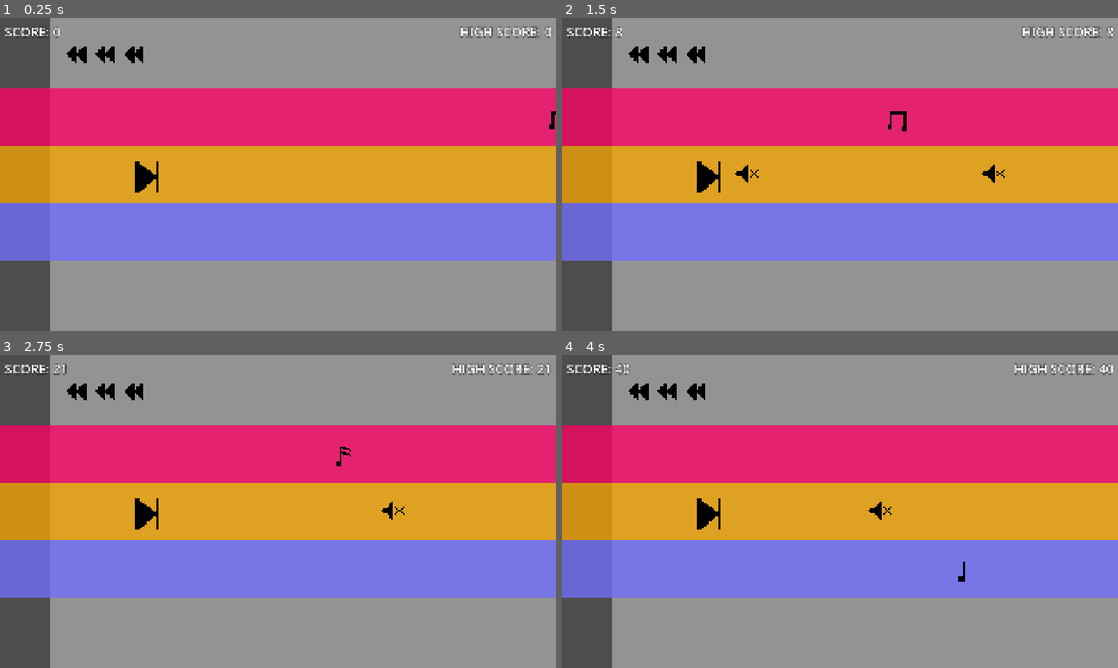
Above: before the commit, frames 1-4 (two rows, left to right).
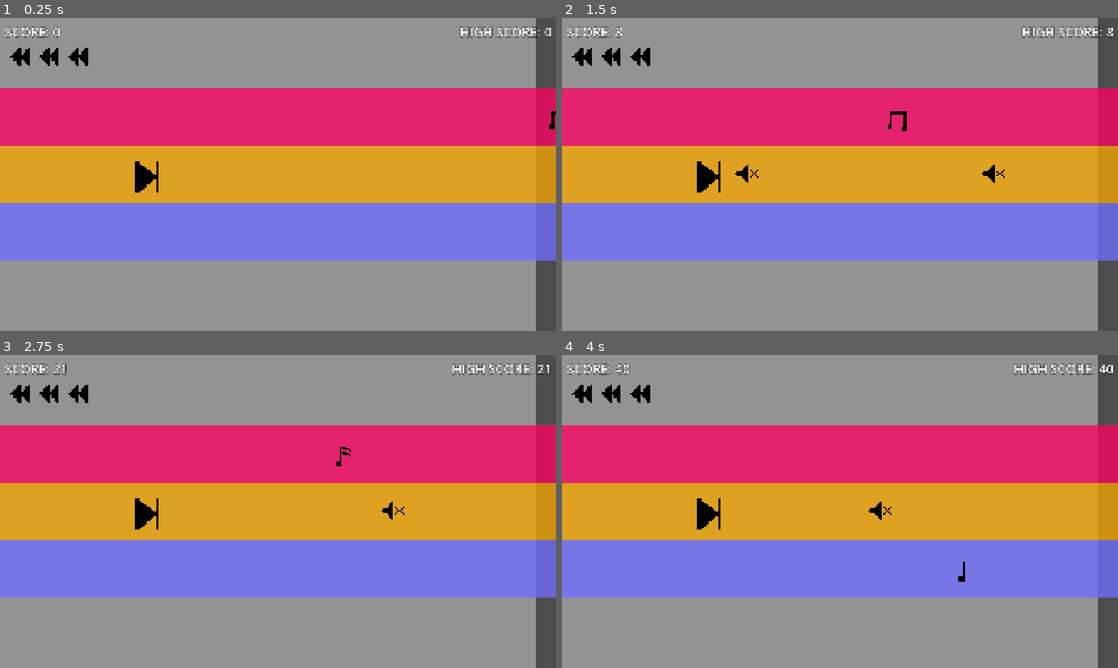
Above: after the commit, the same moments.

Repository: chorwat2137/haven-2026
Game: Godot game, scene res://scenes/main.tscn
The game is run twice, just before and just after one commit, with the same random seed, the same clock (stepped at 60 frames per second) and the same inputs.
Inputs:
- Up to frame 1 (0.25 s): no input
- Up to frame 2 (1.5 s): tap Enter (ui_accept) at 0.5, 0.77 s; hold Right (ui_right) from 0.53 s (still down); tap Space (shoot) at 0.6, 1.35 s
- Up to frame 3 (2.75 s): tap Enter (ui_accept) at 1.52 s; release Right (ui_right) at 2.03 s; hold Left (ui_left) from 2.03 s (still down); tap Space (shoot) at 2.1 s
- Up to frame 4 (4 s): release Left (ui_left) at 2.78 s; hold Right (ui_right) from 2.78 s (still down); tap Space (shoot) at 2.85, 3.6 s; tap Enter (ui_accept) at 3.02, 3.77 s

The runs differ from the first frame. In frame 1, 5.9% of the frame differs, in the area x 0-100%, y 0-100%; in frame 2, 5.9%; in frame 3, 5.9%; in frame 4, 5.9%.

Commit message:
Automatic sync

Diff:
--- a/scenes/main.tscn
+++ b/scenes/main.tscn
@@ -51,12 +51,12 @@
 
 [node name="Spectrum" parent="Player/Camera2D2" unique_id=137574055 instance=ExtResource("3_sugp2")]
 z_index = -1
-offset_left = -790.0
+offset_left = -1030.0
 offset_top = -540.0
-offset_right = 1191.0
+offset_right = 951.0
 offset_bottom = 540.0
 
 [node name="heart_spawner" type="Marker2D" parent="Player" unique_id=588003124]
-position = Vector2(-240, -413)
+position = Vector2(-433, -404)
 
 [node name="HUD" parent="." unique_id=1111737151 instance=ExtResource("6_tefeu")]
